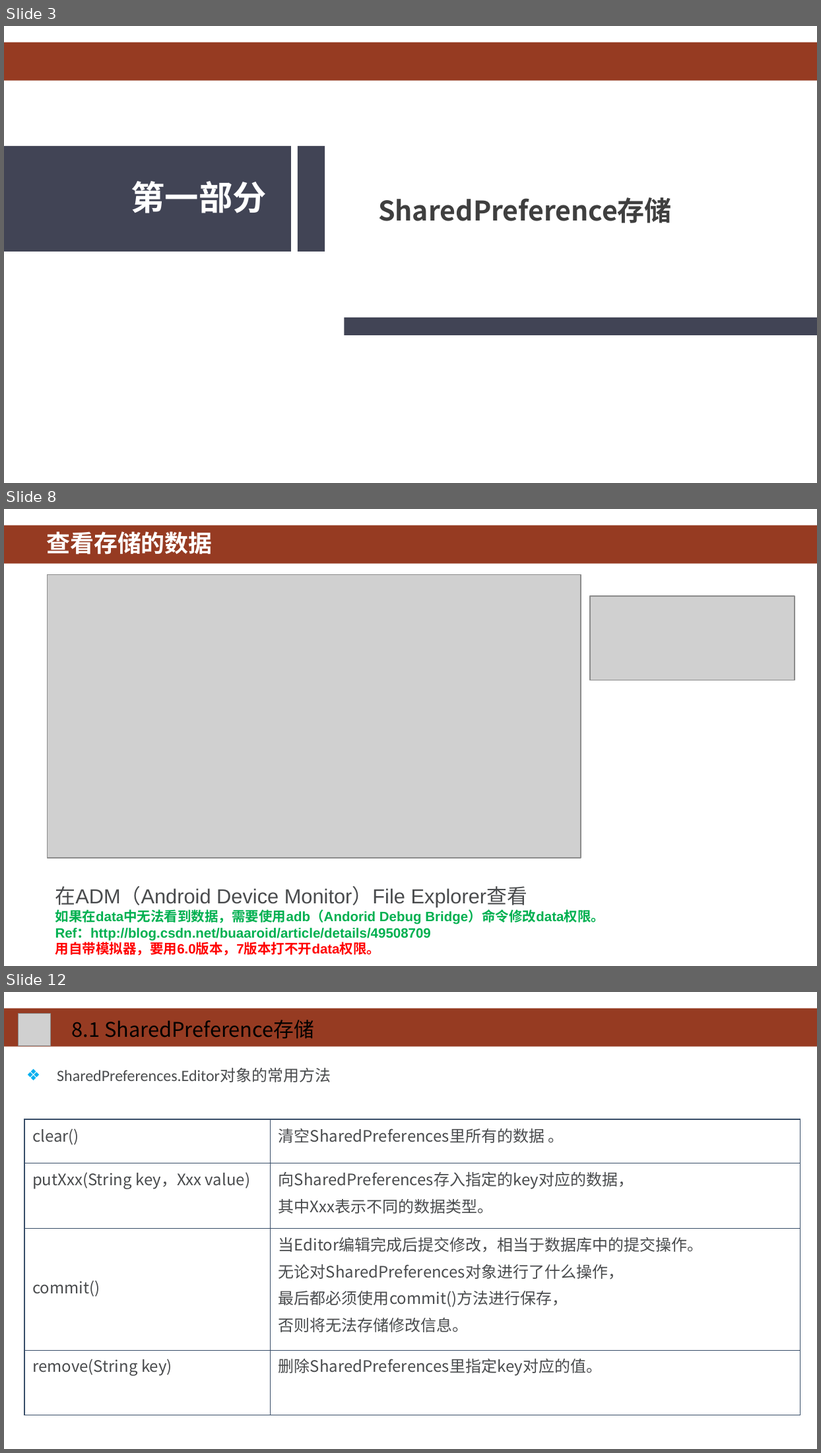
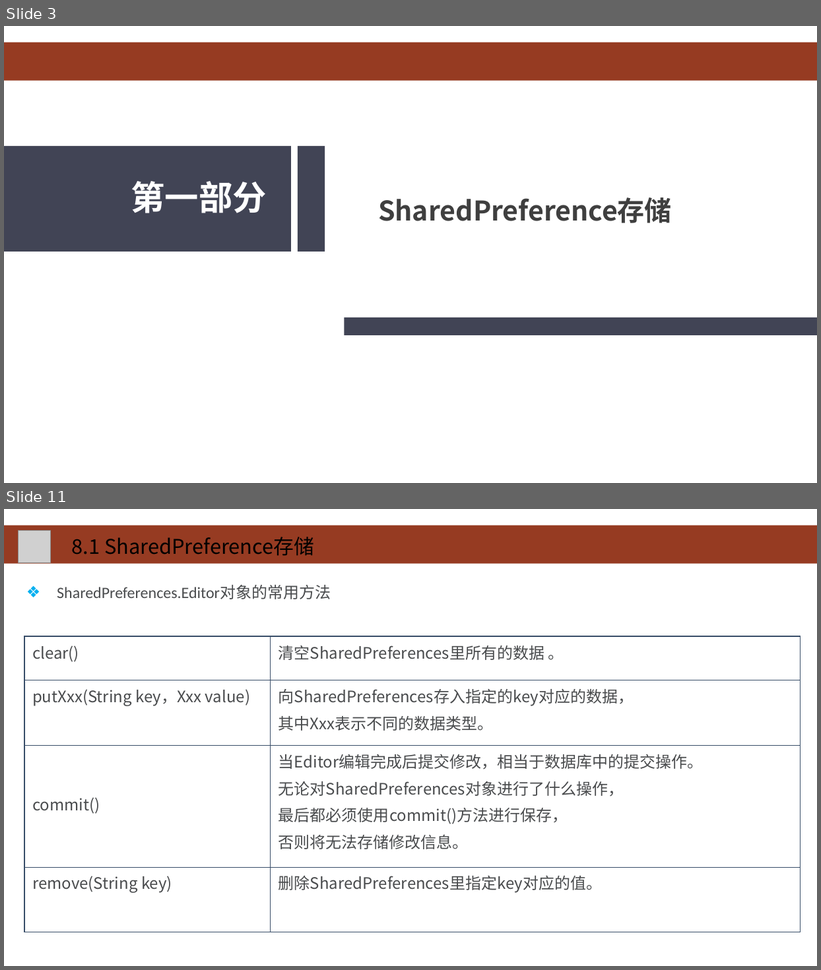
Before and after one commit to HBU/Android-PPT, a slide deck: 08.0 -- 数据存储 -- 第08章.ppt. Shown one above the other, each under a label of ours: slides 3, 8 and 12 before the commit, slides 3 and 11 after it; the slides between them are not shown. The pictures are 821x1453 and 821x970 pixels, drawn with LibreOffice and Linux fonts; fonts in the diff are those of the drawing; grey boxes stand for pictures; background and template pictures are left out. Boxes give left, top, right and bottom in pixels: in the first picture for what was removed or moved away, otherwise in the second. Text is boxed around its words. In the diff, an @@ line names an element or a change of style, - is before the commit and + after.

```diff
--- a/08.0 -- 数据存储 -- 第08章.ppt
+++ b/08.0 -- 数据存储 -- 第08章.ppt
@@ slide 8 removed at (x1=4, y1=509, x2=817, y2=966), background #FFFFFF; not listed: 1 template element that a slide beside it also shows @@
@@ title removed at (x1=46, y1=531, x2=213, y2=555) @@
-查看存储的数据
@@ picture removed at (x1=47, y1=575, x2=580, y2=859) @@
@@ picture removed at (x1=590, y1=596, x2=795, y2=681) @@
@@ text removed at (x1=55, y1=887, x2=605, y2=956) @@
-在ADM（Android Device Monitor）File Explorer查看
-如果在data中无法看到数据，需要使用adb（Andorid Debug Bridge）命令修改data权限。
-Ref：http://blog.csdn.net/buaaroid/article/details/49508709
-用自带模拟器，要用6.0版本，7版本打不开data权限。
@@ what was slide 12 is now slide 11 @@
```
Also in this commit, not shown: 11 slides changed.
